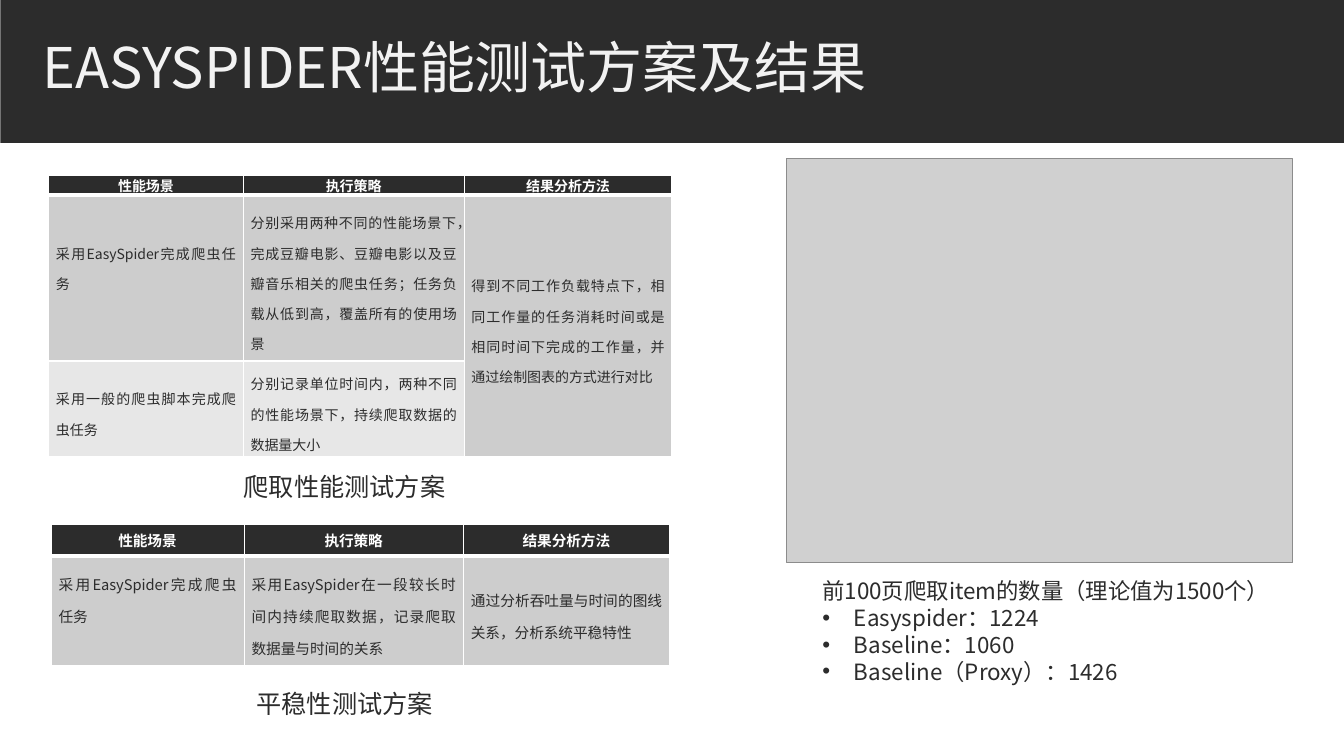
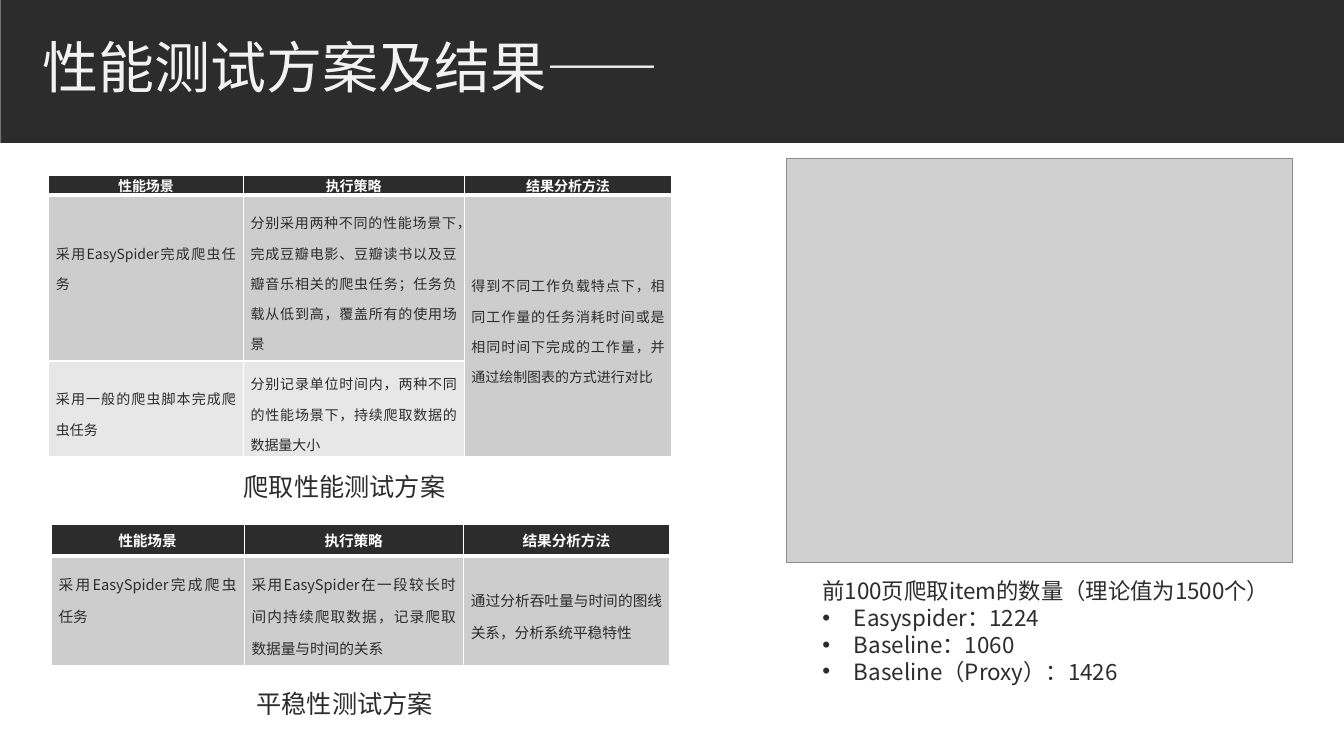
Before and after one commit to bhsei/20_H, a slide deck: slide 25 of 3.项目PPT/第12周_测试需求分析汇报.pptx (slide 26 before the commit). Drawn at 1344x756 pixels with LibreOffice and Linux fonts; fonts in the diff are those of the drawing; grey boxes stand for pictures. Boxes give left, top, right and bottom in pixels: in the first picture for what was removed or moved away, otherwise in the second. Text is boxed around its words. In the diff, an @@ line names an element or a change of style, - is before the commit and + after.

Commit message:
会议记录更新至5.15；更新测试需求分析汇报ppt

```diff
--- a/3.项目PPT/第12周_测试需求分析汇报.pptx
+++ b/3.项目PPT/第12周_测试需求分析汇报.pptx
@@ title at (43,40,658,93): text changed @@
-EASYSPIDER性能测试方案及结果
+性能测试方案及结果——
@@ table at (48,175,671,456) @@
-row 2, column 2: 分别采用两种不同的性能场景下，完成豆瓣电影、豆瓣电影以及豆瓣音乐相关的爬虫任务；任务负载从低到高，覆盖所有的使用场景
+row 2, column 2: 分别采用两种不同的性能场景下，完成豆瓣电影、豆瓣读书以及豆瓣音乐相关的爬虫任务；任务负载从低到高，覆盖所有的使用场景
```
Also in this commit, not shown: 2 other slides changed, 1 slide removed, 1 other file.
